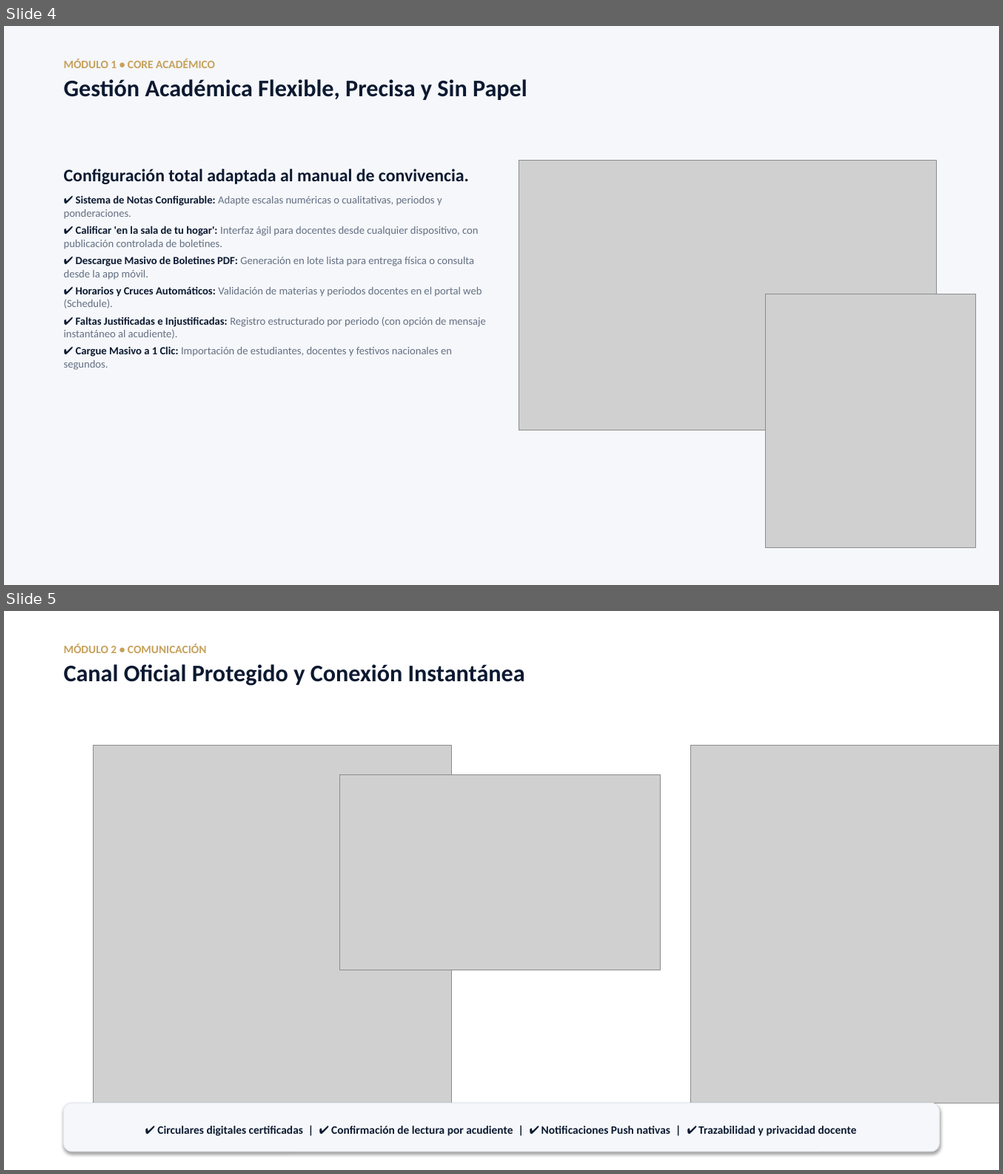
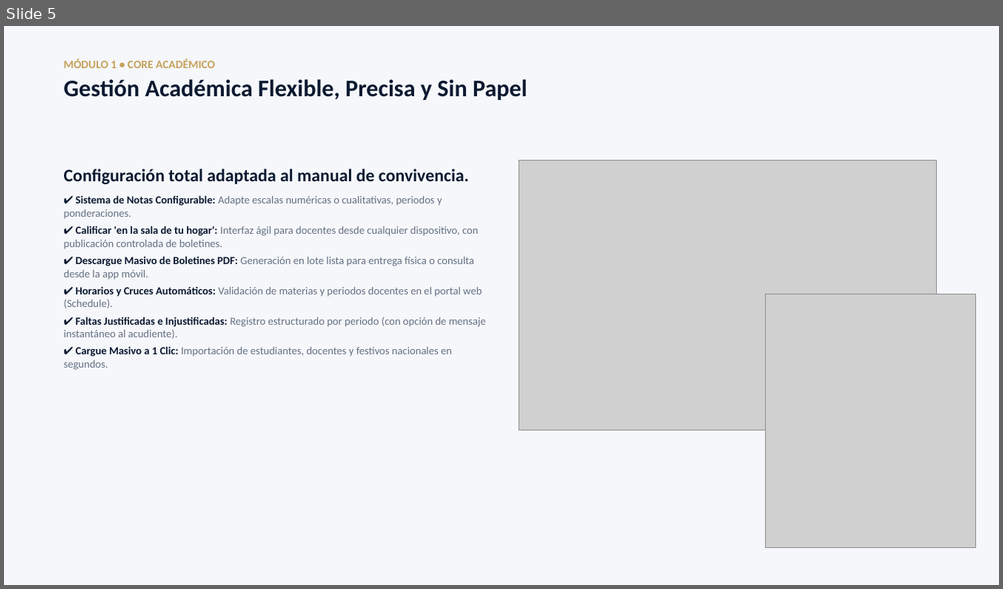
Before and after one commit to milopedraza/AuraWeb, a slide deck: propuesta/Propuesta_Comercial_Skooling_Aura.pptx. Shown one above the other, each under a label of ours: slides 4 and 5 before the commit, slide 5 after it. The pictures are 1003x1174 and 1003x589 pixels, drawn with LibreOffice and Linux fonts; fonts in the diff are those of the drawing; grey boxes stand for pictures. Boxes give left, top, right and bottom in pixels: in the first picture for what was removed or moved away, otherwise in the second. Text is boxed around its words. In the diff, an @@ line names an element or a change of style, - is before the commit and + after.

```diff
--- a/propuesta/Propuesta_Comercial_Skooling_Aura.pptx
+++ b/propuesta/Propuesta_Comercial_Skooling_Aura.pptx
@@ slide 5 removed at (4,611,999,1170), background #FFFFFF @@
@@ rectangle removed at (4,611,999,1170) @@
@@ text removed at (64,644,525,686) @@
-MÓDULO 2 • COMUNICACIÓN
-Canal Oficial Protegido y Conexión Instantánea
@@ picture removed at (94,745,452,1103) @@
@@ picture removed at (691,745,999,1103) @@
@@ picture removed at (340,775,660,970) @@
@@ rounded rectangle removed at (64,1103,939,1152) @@
-✔ Circulares digitales certificadas | ✔ Confirmación de lectura por acudiente | ✔ Notificaciones Push nativas | ✔ Trazabilidad y privacidad docente
@@ what was slide 4 is now slide 5 @@
```
Also in this commit, not shown: 2 slides changed, 3 slides added, 1 other slide removed, 4 other files.
